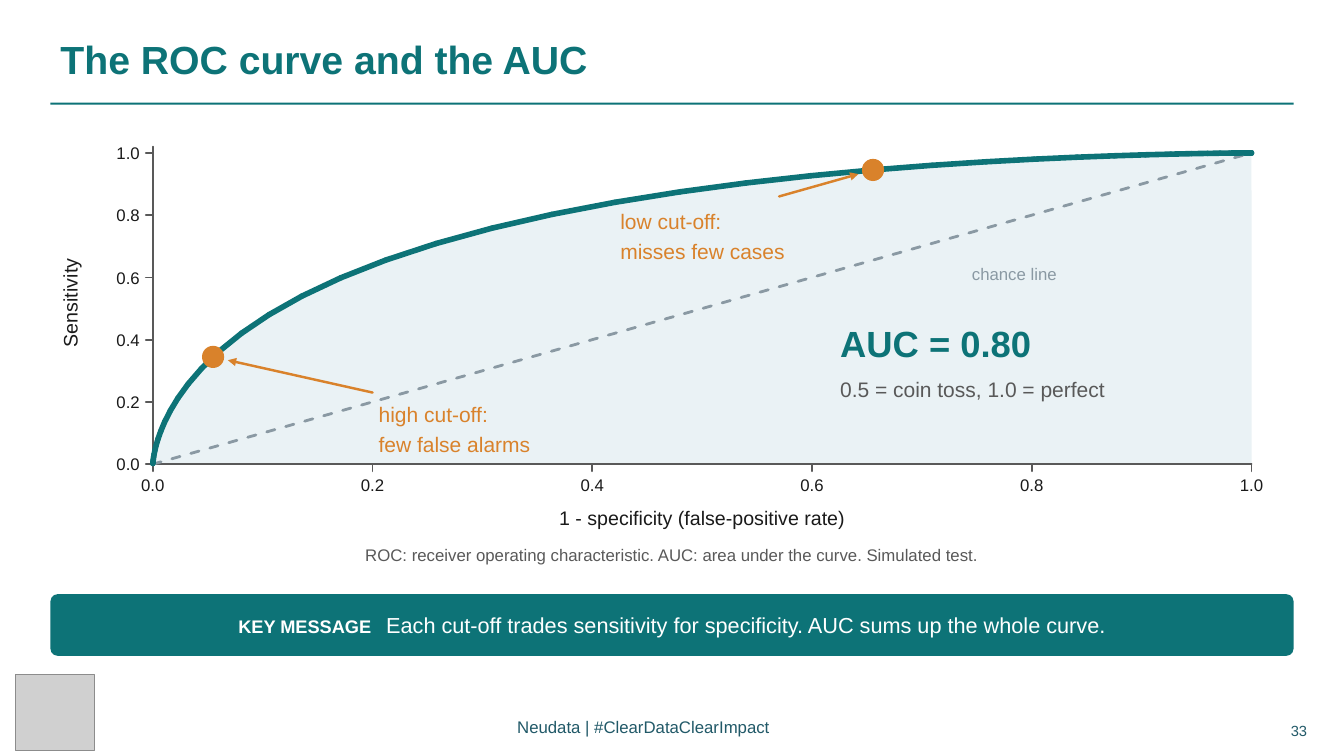
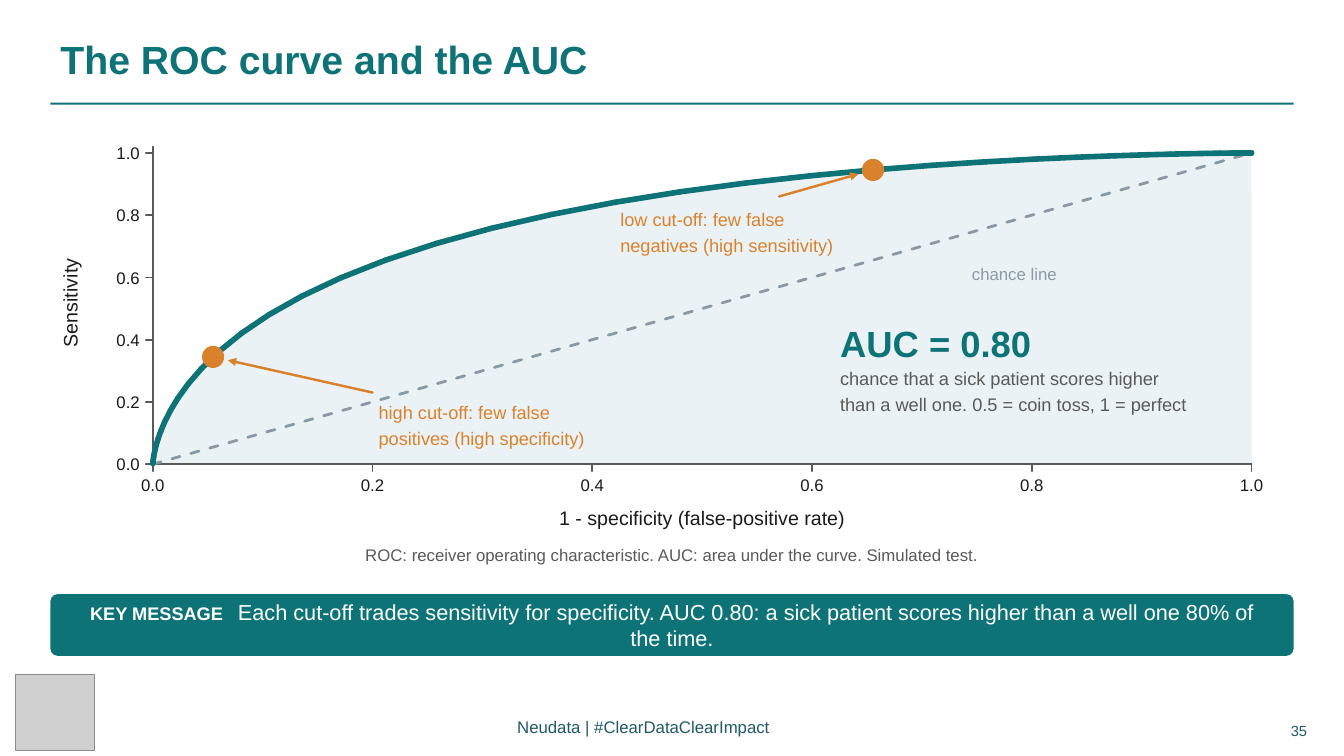
Before and after one commit to neu-data/FoundationsofClinicalResearch, a slide deck: slide 35 of en/files/slides/Session_4_EN.pptx (slide 33 before the commit). Drawn at 1344x756 pixels with LibreOffice and Linux fonts; fonts in the diff are those of the drawing; grey boxes stand for pictures. Boxes give left, top, right and bottom in pixels: in the first picture for what was removed or moved away, otherwise in the second. Text is boxed around its words. In the diff, an @@ line names an element or a change of style, - is before the commit and + after.

```diff
--- a/en/files/slides/Session_4_EN.pptx
+++ b/en/files/slides/Session_4_EN.pptx
@@ text at (x1=620, y1=212, x2=833, y2=256): text changed; size 15 to 13 pt @@
-low cut-off:
-misses few cases
+low cut-off: few false
+negatives (high sensitivity)
@@ text at (x1=840, y1=372, x2=1187, y2=415): text changed; size 15 to 13 pt @@
-0.5 = coin toss, 1.0 = perfect
+chance that a sick patient scores higher
+than a well one. 0.5 = coin toss, 1 = perfect
@@ text at (x1=379, y1=405, x2=585, y2=449): text changed; size 15 to 13 pt @@
-high cut-off:
-few false alarms
+high cut-off: few false
+positives (high specificity)
@@ text in rounded rectangle at (x1=90, y1=604, x2=1253, y2=647): text changed @@
-KEY MESSAGE Each cut-off trades sensitivity for specificity. AUC sums up the whole curve.
+KEY MESSAGE Each cut-off trades sensitivity for specificity. AUC 0.80: a sick patient scores higher than a well one 80% of the time.
@@ page number at (x1=1291, y1=725, x2=1307, y2=736): text changed @@
-33
+35
```
Also in this commit, not shown: 17 other slides changed, 2 slides added, 44 other files.
